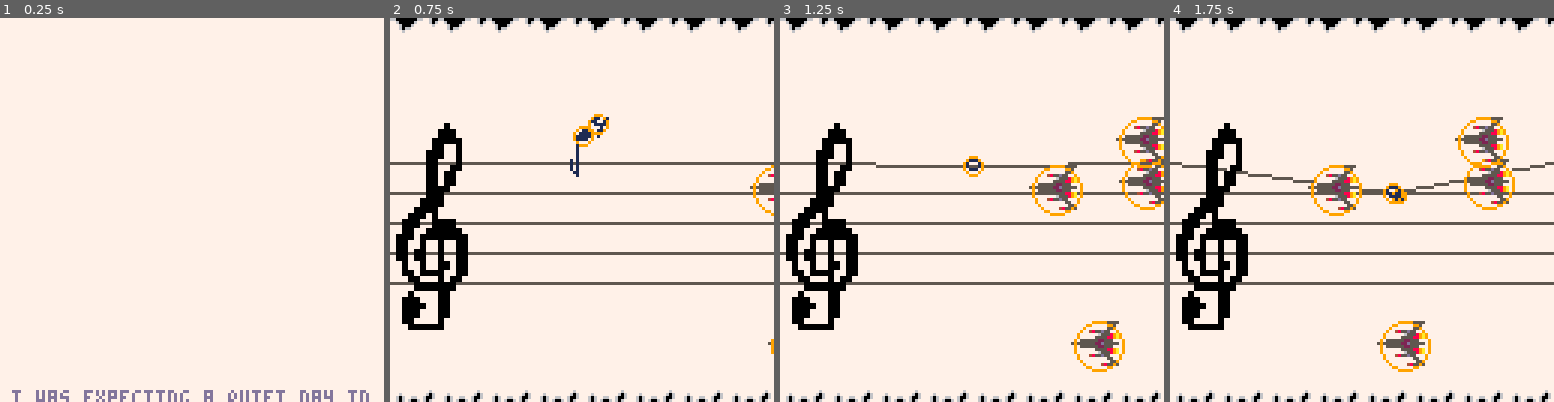
Above: before the commit, frames 1-4 (left to right).
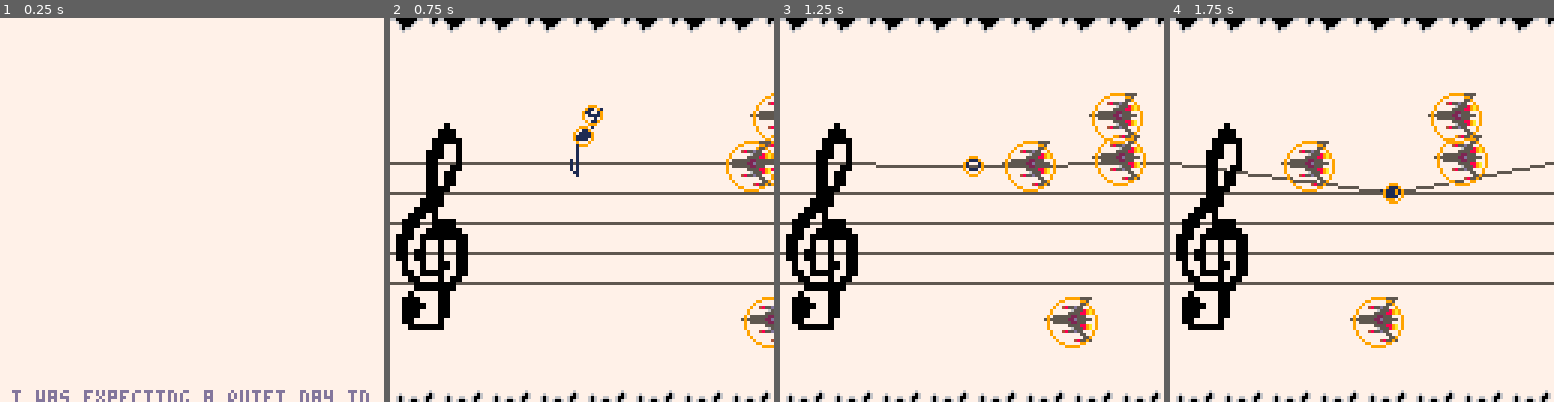
Above: after the commit, the same moments.

Repository: hypp/ld41
Game: PICO-8 cartridge carts/ld41.p8
Same seed, same stepped clock (60 frames per second), same inputs: the game is played once before the commit and once after it.
Inputs:
- Up to frame 1 (0.25 s): no input
- Up to frame 2 (0.75 s): tap X (X key) at 0.33 s; tap O (Z key) at 0.7 s
- Up to frame 3 (1.25 s): tap X (X key) at 1.07 s
- Up to frame 4 (1.75 s): hold Right from 1.6 s (still down); tap O (Z key) at 1.7 s

Frame 1 is identical in both runs. In frame 2, 1.9% of the frame differs, in the area x 50-100%, y 19-88%; in frame 3, 5.9%; in frame 4, 6.1%, in the area x 28-90%, y 19-93%.

Commit message:
fixed anchor points for enemies and bullets

Diff:
--- a/carts/ld41.p8
+++ b/carts/ld41.p8
@@ -360,15 +360,15 @@
  -- todo this is really slow
  for bullet in all(bullets) do
   for enemy in all(enemies) do
-   dx = (bullet.x+bullet.anchor_x) - (enemy.x+enemy.anchor_x)
-   dy = (bullet.y+bullet.anchor_y) - (enemy.y+enemy.anchor_y)
+   dx = (bullet.x) - (enemy.x)
+   dy = (bullet.y) - (enemy.y)
    distance_squared = dx*dx+dy*dy
    radi = bullet.radi+enemy.radi
    if distance_squared < radi*radi then
     -- collision
     enemy.energy -= bullet.damage
     if enemy.energy <= 0 then
-     spawn_explosion(enemy.x+enemy.anchor_x,enemy.y+enemy.anchor_y)
+     spawn_explosion(enemy.x,enemy.y)
      del(enemies, enemy)
     end
 
@@ -412,14 +412,14 @@
 
  -- draw all bullets
  for bullet in all(bullets) do
-  spr(bullet.sprite, bullet.x, bullet.y, 1, 1)
-  circ(bullet.x+bullet.anchor_x,bullet.y+bullet.anchor_y,bullet.radi,9)
+  spr(bullet.sprite, bullet.x-bullet.anchor_x, bullet.y-bullet.anchor_y, 1, 1)
+  circ(bullet.x,bullet.y,bullet.radi,9)
  end
 
  -- draw all enemies
  for enemy in all(enemies) do
-  spr(4, enemy.x, enemy.y, 2, 2)
-  circ(enemy.x+enemy.anchor_x,enemy.y+enemy.anchor_y,enemy.radi,9)
+  spr(4, enemy.x-enemy.anchor_x, enemy.y-enemy.anchor_y, 2, 2)
+  circ(enemy.x,enemy.y,enemy.radi,9)
  end
 
  -- draw player
